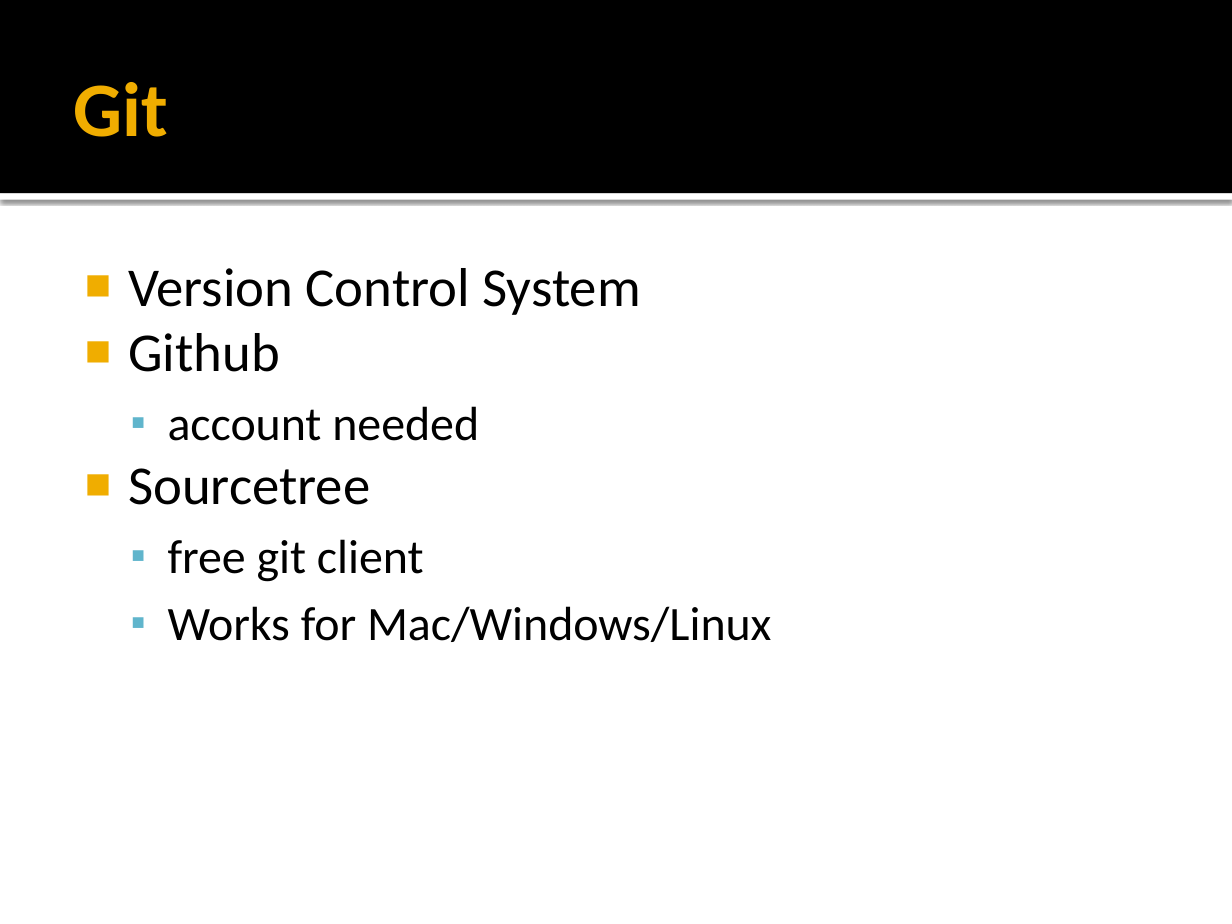
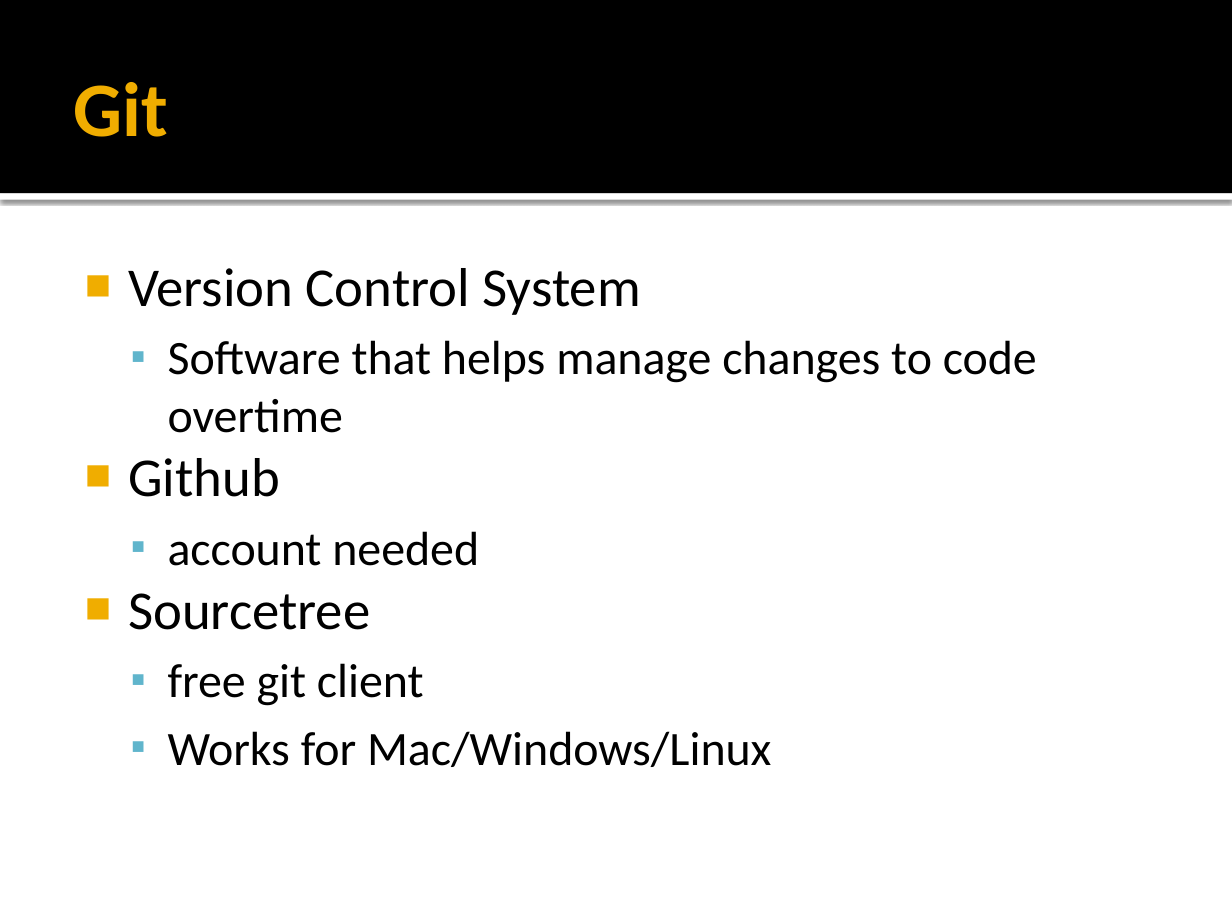
Before and after one commit to HVA-FRC-3824/AndroidLearning, a slide deck: slide 4 of Presentation.pptx. Drawn at 1232x924 pixels with LibreOffice and Linux fonts; fonts in the diff are those of the drawing. Boxes give left, top, right and bottom in pixels: in the first picture for what was removed or moved away, otherwise in the second. Text is boxed around its words. In the diff, an @@ line names an element or a change of style, - is before the commit and + after.

```diff
--- a/Presentation.pptx
+++ b/Presentation.pptx
@@ text at (x1=168, y1=340, x2=1037, y2=433): paragraph added @@
+  ▪ Software that helps manage changes to code overtime
```
Also in this commit, not shown: 3 other slides changed, 1 slide added, 3 other files.
